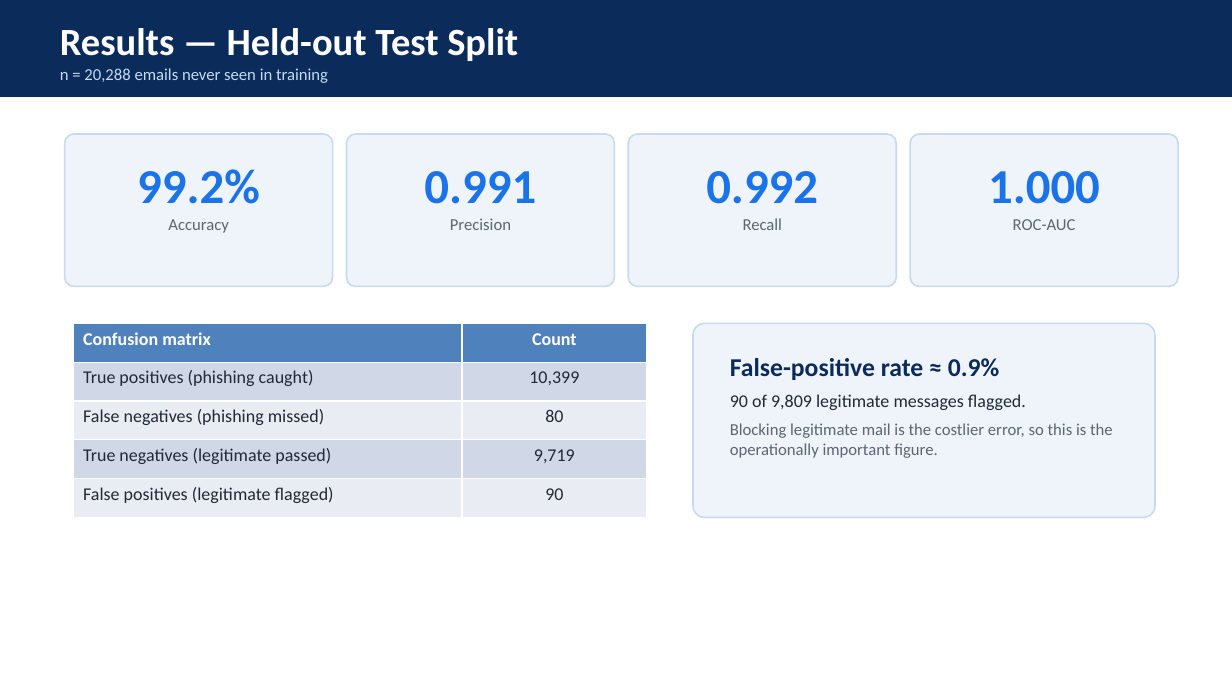
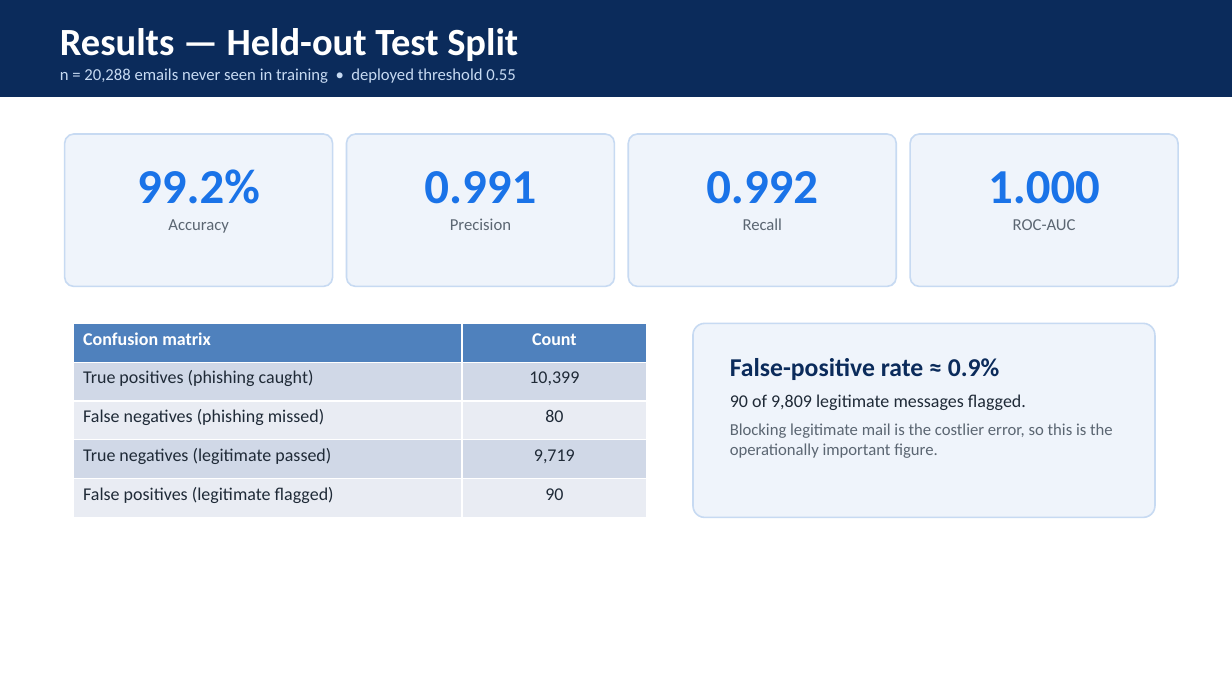
Before and after one commit to leegongyi2004-art/adaptive-email-spam-detection, a slide deck: slide 9 of reports/slides/fyp2_viva.pptx (slide 8 before the commit). Drawn at 1232x693 pixels with LibreOffice and Linux fonts; fonts in the diff are those of the drawing. Boxes give left, top, right and bottom in pixels: in the first picture for what was removed or moved away, otherwise in the second. Text is boxed around its words. In the diff, an @@ line names an element or a change of style, - is before the commit and + after.

Commit message:
Slides: add hypotheses slide, label decision thresholds, soften the SVM comparison wording

```diff
--- a/reports/slides/fyp2_viva.pptx
+++ b/reports/slides/fyp2_viva.pptx
@@ text at (60, 68, 516, 83): text changed @@
-n = 20,288 emails never seen in training
+n = 20,288 emails never seen in training • deployed threshold 0.55
```
Also in this commit, not shown: 1 other slide changed, 1 slide added, 1 other file.
